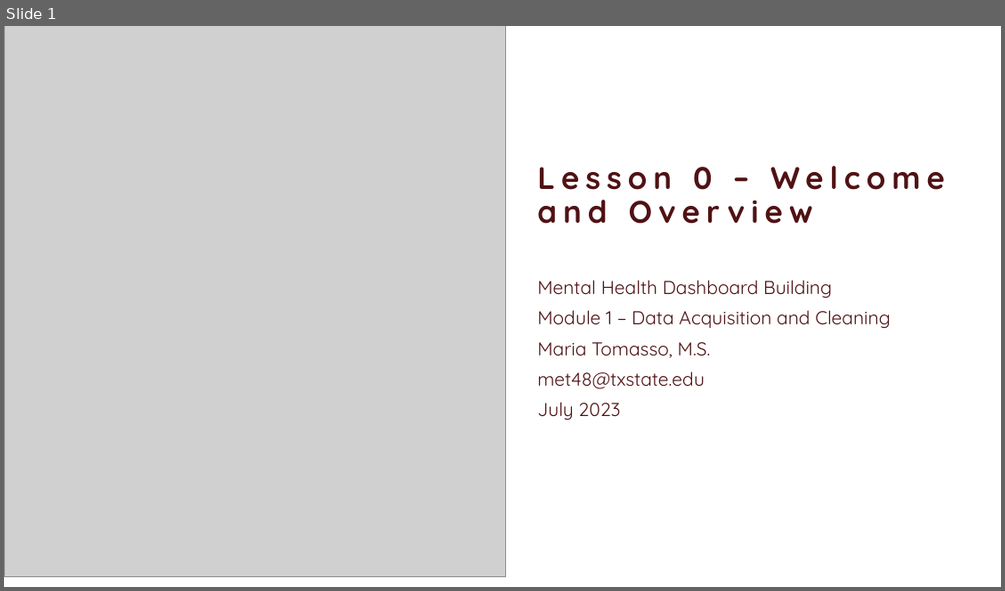
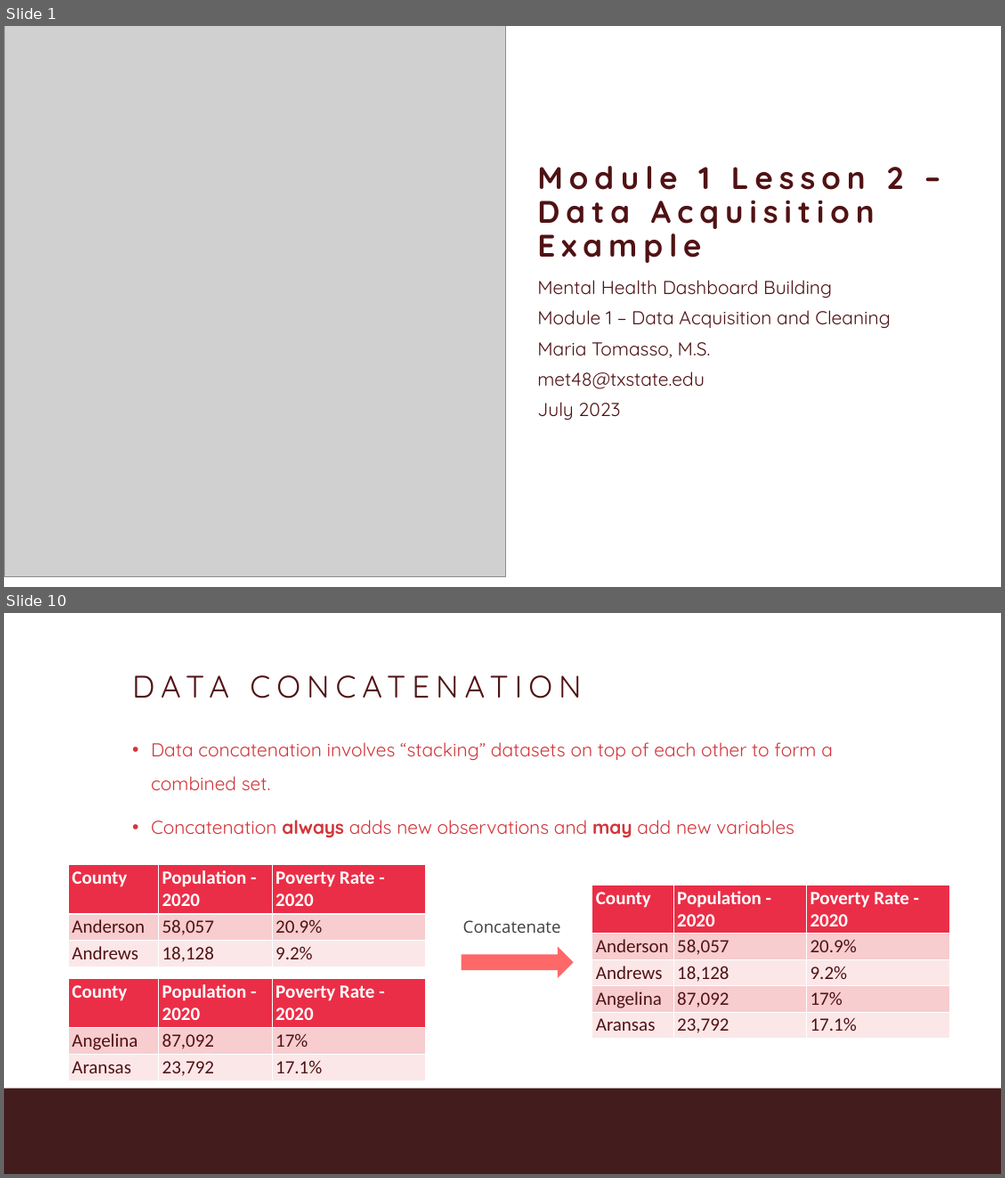
Before and after one commit to MariaElise-T/MH_Dashboard_Tutorial, a slide deck: Formatted Slides/Module1_Video2.pptx. Shown one above the other, each under a label of ours: slide 1 before the commit, slides 1 and 10 after it; the slides between them are not shown. The pictures are 1005x591 and 1005x1178 pixels, drawn with LibreOffice and Linux fonts; fonts in the diff are those of the drawing; grey boxes stand for pictures; background and template pictures are left out. Boxes give left, top, right and bottom in pixels: in the first picture for what was removed or moved away, otherwise in the second. Text is boxed around its words. In the diff, an @@ line names an element or a change of style, - is before the commit and + after.

```diff
--- a/Formatted Slides/Module1_Video2.pptx
+++ b/Formatted Slides/Module1_Video2.pptx
@@ slide 10 added at <box>4,613,1001,1174</box>, background #FFFFFF; not listed: 1 template element that a slide beside it also shows @@
@@ title added at <box>129,669,876,715</box>, 60 pt, text #501214 @@
+DATA CONCATENATION
@@ text added at <box>151,742,833,837</box>, 36 pt, text #D2353A @@
+• Data concatenation involves “stacking” datasets on top of each other to form a combined set.
+• Concatenation always adds new observations and may add new variables
@@ table added at <box>68,864,426,965</box>, 3 rows, 3 columns @@
+County | Population - 2020 | Poverty Rate - 2020
+Anderson | 58,057 | 20.9%
+Andrews | 18,128 | 9.2%
@@ table added at <box>592,884,949,1038</box>, 5 rows, 3 columns @@
+County | Population - 2020 | Poverty Rate - 2020
+Anderson | 58,057 | 20.9%
+Andrews | 18,128 | 9.2%
+Angelina | 87,092 | 17%
+Aransas | 23,792 | 17.1%
@@ text added at <box>463,920,561,933</box>, 32 pt, text #414141 @@
+Concatenate
@@ right arrow added at <box>461,946,574,978</box>, fill #FE6869 @@
@@ table added at <box>68,978,425,1079</box>, 3 rows, 3 columns @@
+County | Population - 2020 | Poverty Rate - 2020
+Angelina | 87,092 | 17%
+Aransas | 23,792 | 17.1%
@@ slide 1 changed as well @@
@@ title at <box>537,166,904,263</box>: text changed @@
-Lesson 0 – Welcome and Overview
+Module 1 Lesson 2 – Data Acquisition Example
```
Also in this commit, not shown: 2 other slides changed, 16 other slides added, 9 other files.
